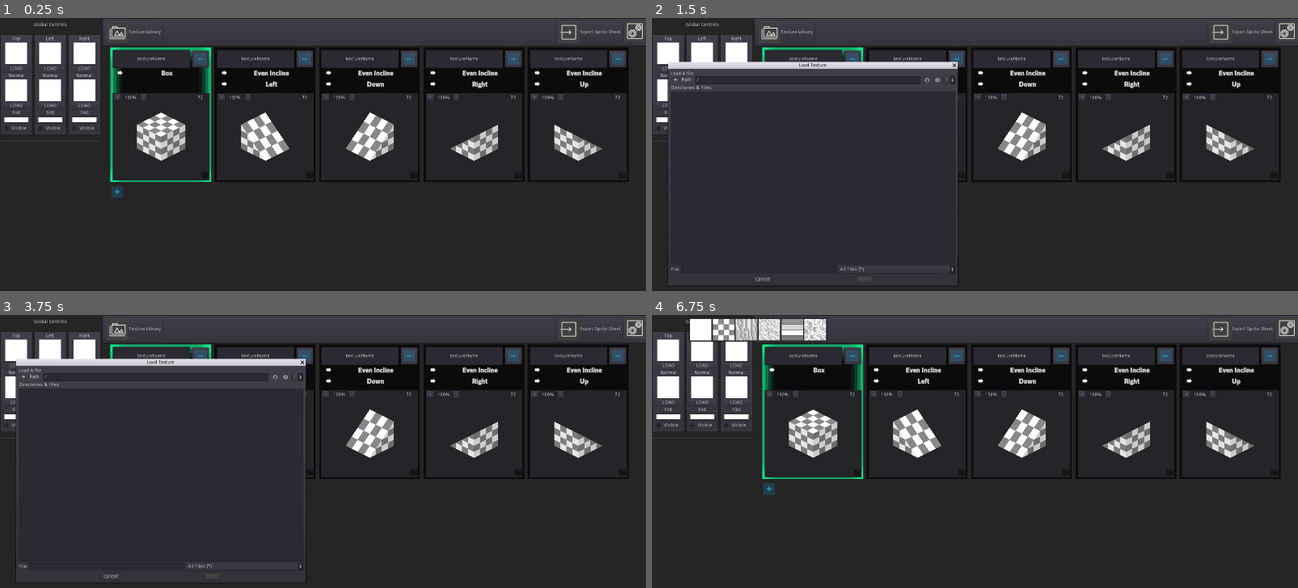
Above: before the commit, frames 1-4 (two rows, left to right).
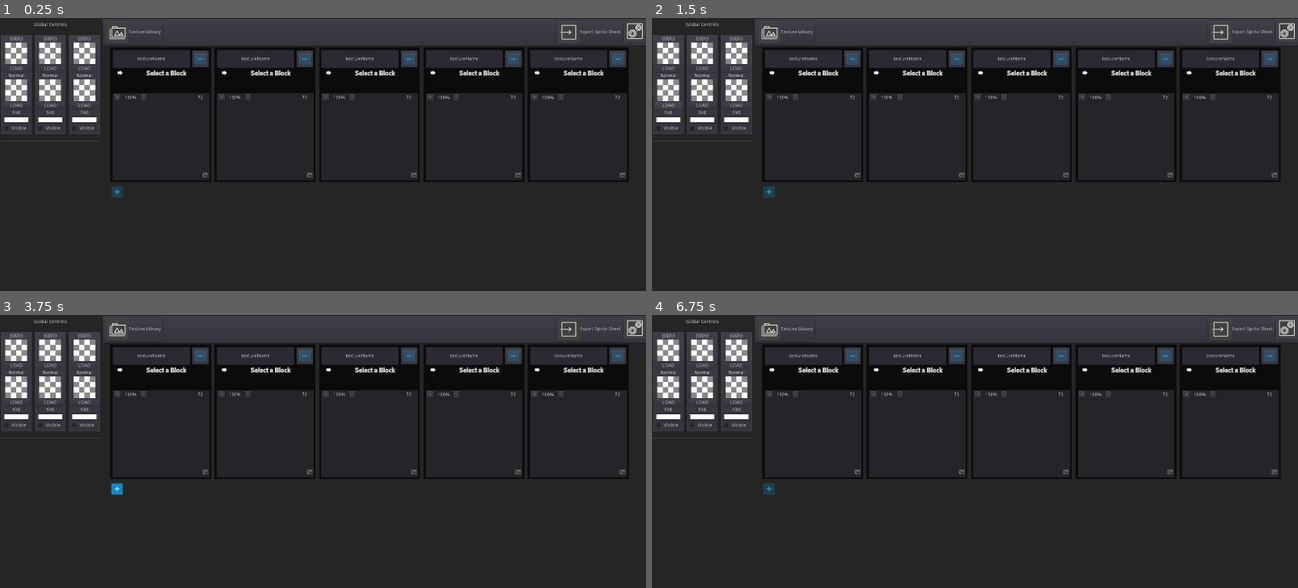
Above: after the commit, the same moments.

Repository: holywar20/IsometricEditor
Game: Godot game, scene res://Workspace.tscn
The game is run twice, just before and just after one commit, with the same random seed, the same clock (stepped at 60 frames per second) and the same inputs.
Inputs (mouse positions are in pixels of both pictures, inside the frame that each line leads up to):
- Up to frame 1 (0.25 s): no input
- Up to frame 2 (1.5 s): click "LOAD" at 0.5 s; click "LOAD" at 1.25 s
- Up to frame 3 (3.75 s): click (19, 385) at 2.02 s; click (19, 385) at 2.77 s; click (161, 489) at 3.5 s
- Up to frame 4 (6.75 s): click (813, 489) at 4.25 s; click (677, 377) at 5.02 s; click (677, 377) at 5.77 s; click (671, 350) at 6.52 s

The runs differ from the first frame. In frame 1, 6.3% of the frame differs, in the area x 0-97%, y 6-61%; in frame 2, 9.8%, in the area x 0-97%, y 6-98%; in frame 3, 9.8%; in frame 4, 7.9%.
Error after the commit: Parse Error: Error parsing expression, misplaced: '\n' (res://Components/TextureTray.gd:111)

Commit message:
Partial Commit, getting ready for wiring up settings with real folders! yaaaaa!

Diff:
--- a/Components/TextureTray.gd
+++ b/Components/TextureTray.gd
@@ -12,11 +12,15 @@
 
 var previewButton = preload("res://Components/Preview.tscn")
 
+
+
 export(Array, Texture) var texture_list
 export(String) var labelName = "Top"
 export(DRAWING_FACES) var facingId = DRAWING_FACES.TOP
 
 export(bool) var isGlobal = false
+
+var loadedTextureList : Array = []
 
 # State
 var myTextureTarget = null
@@ -86,10 +90,28 @@
 	textureSelectButton.set_normal_texture( texture_list[0] )
 	normalSelectButton.set_normal_texture( texture_list[0] )
 
+
+	trayLabel.set_text( labelName )
+
+func buildTextureList( path ):
+	for child in chooserBase.get_children():
+		queue_free()
+
+	# First we add basic textures
 	for full_texture in texture_list:
 		_add_thumbnail( full_texture )
 
-	trayLabel.set_text( labelName )
+	for texture in loadedTextureList:
+		_add_thumbnail( texture )
+
+	var texturesInPath = _findTexturesInPath( path )
+
+	var textureList = texuresInPath
+	for texture in
+
+func _findTexturesInPath():
+	# Get a list of all textures.
+	# Filter for PNG Files
 
 func _add_thumbnail( texture ):
 	if chooserBase.get_child_count() >= texture_list.size():
@@ -100,6 +122,9 @@
 	previewInstance.setupScene( texture )
 
 	previewInstance.connect("textureSelected", self, "_on_Chooser_textureSelected")
+
+func _add_filePath_thumbNail( texture , path ):
+
 
 func _makeTray():
 	var trayData = {
@@ -147,13 +172,17 @@
 	myTextureTarget = textureSelectButton
 
 	fileDialog.rect_position = get_global_mouse_position()
+	fileDialog.set_current_dir( settings.defaultTexturePath )
 	fileDialog.popup()
 
 func _on_LoadNormalButton_pressed():
 	myTextureTarget = normalSelectButton
 
 	fileDialog.rect_position = get_global_mouse_position()
+	fileDialog.set_current_dir( settings.defaultNormalPath )
 	fileDialog.popup()
 
 func _on_FileDialog_file_selected(path):
+	print( path )
+	# Add Texture loadedTextures for use in this session.
 	pass # Replace with function body.
--- a/Components/TextureTray.tscn
+++ b/Components/TextureTray.tscn
@@ -19,6 +19,9 @@
 "_edit_use_anchors_": false
 }
 texture_list = [ ExtResource( 2 ), ExtResource( 3 ), ExtResource( 4 ), ExtResource( 5 ), ExtResource( 6 ), ExtResource( 7 ) ]
+labelName = null
+facingId = null
+isGlobal = null
 
 [node name="Popups" type="Control" parent="."]
 margin_left = 7.0
@@ -46,21 +49,39 @@
 }
 
 [node name="TextureChoosePopup" type="PopupPanel" parent="Popups"]
+visible = true
 anchor_left = 1.09
 anchor_top = -0.028
 anchor_right = 1.09
 anchor_bottom = -0.028
-margin_top = 0.00800037
-margin_right = 317.0
-margin_bottom = 107.008
+margin_left = 109.876
+margin_top = 190.293
+margin_right = 426.876
+margin_bottom = 297.293
 
-[node name="Textures" type="HBoxContainer" parent="Popups/TextureChoosePopup"]
-anchor_right = 1.0
-anchor_bottom = 1.0
-margin_left = 4.0
-margin_top = 4.0
-margin_right = -4.0
-margin_bottom = -4.0
+[node name="VBoxContainer" type="VBoxContainer" parent="Popups/TextureChoosePopup"]
+margin_left = -110.0
+margin_top = -188.0
+margin_right = 636.0
+margin_bottom = 826.0
+__meta__ = {
+"_edit_use_anchors_": false
+}
+
+[node name="GridTextures" type="GridContainer" parent="Popups/TextureChoosePopup/VBoxContainer"]
+margin_right = 746.0
+margin_bottom = 505.0
+size_flags_horizontal = 3
+size_flags_vertical = 3
+__meta__ = {
+"_edit_lock_": true,
+"_edit_use_anchors_": false
+}
+
+[node name="Textures" type="HBoxContainer" parent="Popups/TextureChoosePopup/VBoxContainer"]
+margin_top = 509.0
+margin_right = 746.0
+margin_bottom = 1014.0
 size_flags_horizontal = 3
 size_flags_vertical = 3
 __meta__ = {
--- a/SingleTextureContainer/SingleTextureContainer.gd
+++ b/SingleTextureContainer/SingleTextureContainer.gd
@@ -150,7 +150,6 @@
 	if( grabFocus ):
 		_on_IsoPanel_focus_entered()
 
-
 func _on_facing_pressed(id, grabFocus = false ):
 	redrawBlock( resultsDisplay.blockType , id )
 
@@ -158,9 +157,7 @@
 	if( grabFocus ):
 		_on_IsoPanel_focus_entered()
 
-func _on_NameEdit_text_entered( new_text ):
-	# TODO - do some shit with the name?
-
+func _on_NameEdit_text_entered( _new_text ):
 	_on_IsoPanel_focus_entered()
 
 func _on_NameEdit_focus_entered():
--- a/Workspace.tscn
+++ b/Workspace.tscn
@@ -300,6 +300,7 @@
 [node name="Popups" type="Node" parent="."]
 
 [node name="Settings" parent="Popups" instance=ExtResource( 9 )]
+visible = false
 margin_left = 435.072
 margin_top = 316.289
 margin_right = 1463.07
